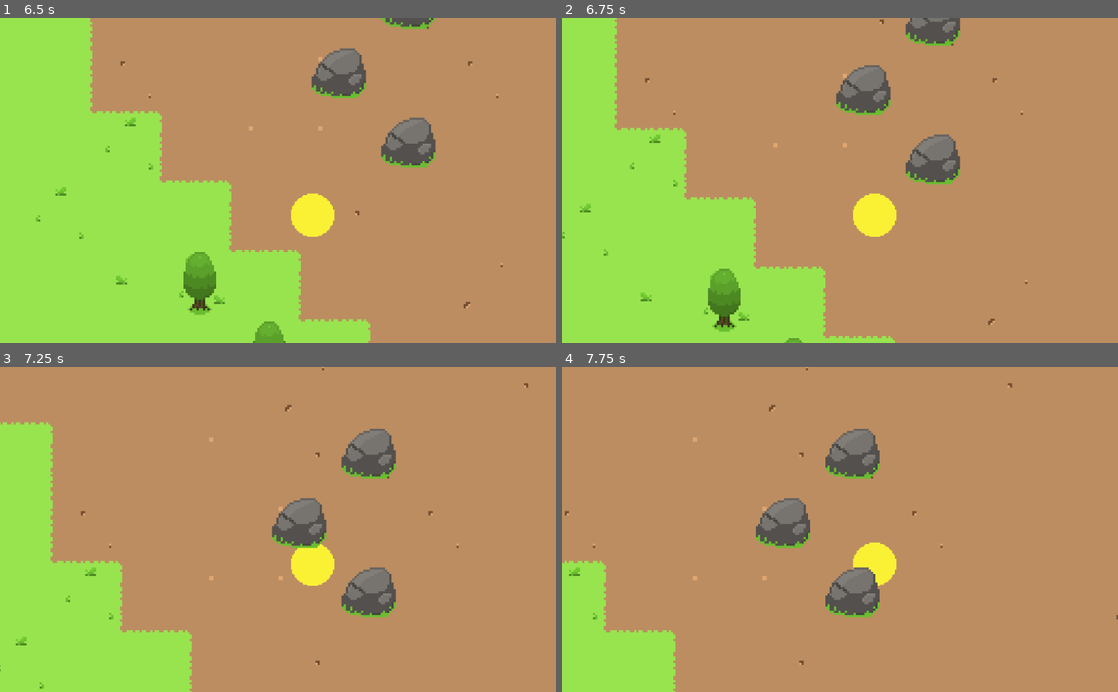
Above: before the commit, frames 1-4 (two rows, left to right).
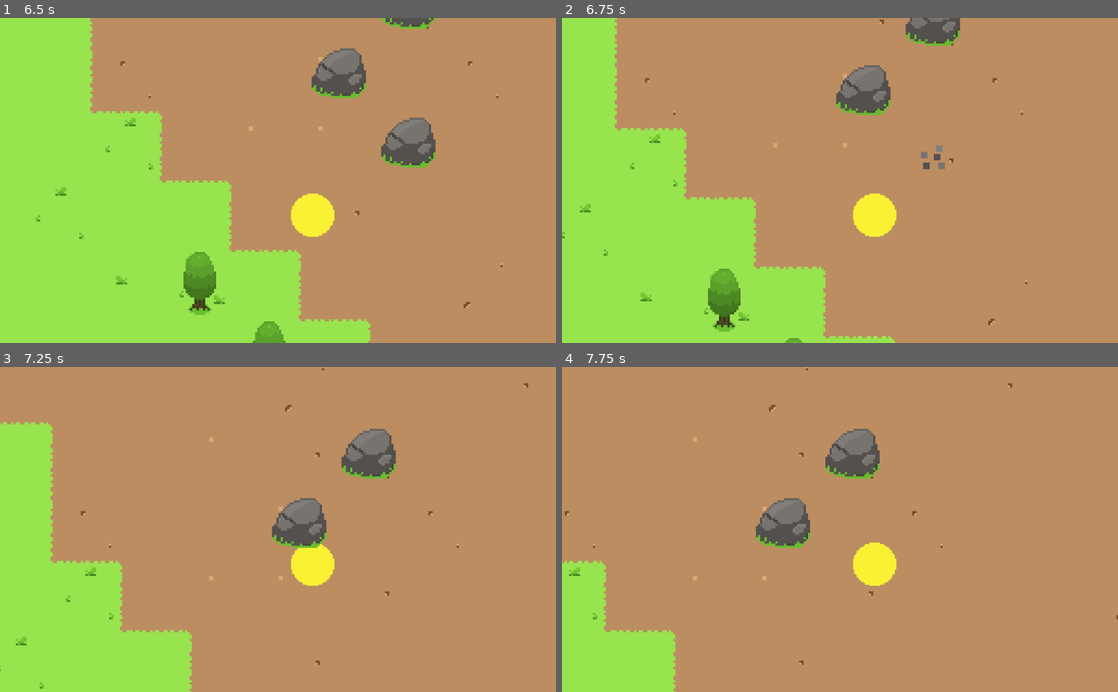
Above: after the commit, the same moments.

Repository: SkyMudder/Game
Game: Godot game, scene res://Main.tscn
Same seed, same stepped clock (60 frames per second), same inputs: the game is played once before the commit and once after it.
Inputs (mouse positions are in pixels of both pictures, inside the frame that each line leads up to):
- Up to frame 1 (6.5 s): tap Enter at 0.5 s; move the mouse to (400, 164) at 0.52 s; hold Right (ui_right) 0.53-1.28 s; click (400, 164) at 0.67 s; move the mouse to (166, 196) at 1.27 s; hold Down (ui_down) 1.28-2.03 s; click (166, 196) at 1.42 s; move the mouse to (333, 109) at 2.02 s; hold Right (ui_right) 2.03-2.78 s; click (333, 109) at 2.17 s; move the mouse to (250, 245) at 2.77 s; hold Up (ui_up) 2.78-3.53 s; click (250, 245) at 2.92 s; move the mouse to (444, 229) at 3.52 s; hold Left (ui_left) 3.53-5.03 s; click (444, 229) at 3.67 s; move the mouse to (111, 131) at 4.27 s; click (111, 131) at 4.42 s; move the mouse to (305, 180) at 5.02 s; hold Down (ui_down) 5.03-5.78 s; click (305, 180) at 5.17 s; move the mouse to (194, 99) at 5.77 s; hold Right (ui_right) from 5.78 s (still down); click (194, 99) at 5.92 s
- Up to frame 2 (6.75 s): move the mouse to (962, 164) at 6.52 s; release Right (ui_right) at 6.53 s; hold Up (ui_up) from 6.53 s (still down); click (962, 164) at 6.67 s
- Up to frame 3 (7.25 s): keep holding Up (ui_up)
- Up to frame 4 (7.75 s): move the mouse to (728, 545) at 7.27 s; release Up (ui_up) at 7.28 s; hold Right (ui_right) from 7.28 s (still down); click (728, 545) at 7.42 s

Frame 1 is identical in both runs. In frame 2, 1.2% of the frame differs, in the area x 61-72%, y 35-52%; in frame 3, 1.2%, in the area x 61-72%, y 61-78%; in frame 4, 1.2%.

Commit message:
All Objects now have a Break Animation and get broken on a Mouse Leftclick

Diff:
--- /dev/null
+++ b/Effects/RockBreakingEffect.gd
@@ -0,0 +1,10 @@
+extends Node2D
+
+
+onready var animatedSprite = get_node("AnimatedSprite")
+
+func _ready():
+	animatedSprite.play("Animate")
+
+func _on_AnimatedSprite_animation_finished():
+	queue_free()
--- /dev/null
+++ b/Effects/RockBreakingEffect.tscn
@@ -0,0 +1,46 @@
+[gd_scene load_steps=10 format=2]
+
+[ext_resource path="res://Effects/RockBreakingEffect.png" type="Texture" id=1]
+[ext_resource path="res://Effects/RockBreakingEffect.gd" type="Script" id=2]
+
+[sub_resource type="AtlasTexture" id=1]
+atlas = ExtResource( 1 )
+region = Rect2( 0, 0, 32, 32 )
+
+[sub_resource type="AtlasTexture" id=2]
+atlas = ExtResource( 1 )
+region = Rect2( 32, 0, 32, 32 )
+
+[sub_resource type="AtlasTexture" id=3]
+atlas = ExtResource( 1 )
+region = Rect2( 64, 0, 32, 32 )
+
+[sub_resource type="AtlasTexture" id=4]
+atlas = ExtResource( 1 )
+region = Rect2( 96, 0, 32, 32 )
+
+[sub_resource type="AtlasTexture" id=5]
+atlas = ExtResource( 1 )
+region = Rect2( 128, 0, 32, 32 )
+
+[sub_resource type="AtlasTexture" id=6]
+atlas = ExtResource( 1 )
+region = Rect2( 160, 0, 32, 32 )
+
+[sub_resource type="SpriteFrames" id=7]
+animations = [ {
+"frames": [ SubResource( 1 ), SubResource( 2 ), SubResource( 3 ), SubResource( 4 ), SubResource( 5 ), SubResource( 6 ) ],
+"loop": false,
+"name": "Animate",
+"speed": 15.0
+} ]
+
+[node name="RockBreakingEffect" type="Node2D"]
+script = ExtResource( 2 )
+
+[node name="AnimatedSprite" type="AnimatedSprite" parent="."]
+frames = SubResource( 7 )
+animation = "Animate"
+centered = false
+
+[connection signal="animation_finished" from="AnimatedSprite" to="." method="_on_AnimatedSprite_animation_finished"]
--- /dev/null
+++ b/Effects/TreeBreakingEffect.gd
@@ -0,0 +1,10 @@
+extends Node2D
+
+
+onready var animatedSprite = get_node("AnimatedSprite")
+
+func _ready():
+	animatedSprite.play("Animate")
+
+func _on_AnimatedSprite_animation_finished():
+	queue_free()
--- /dev/null
+++ b/Effects/TreeBreakingEffect.tscn
@@ -0,0 +1,46 @@
+[gd_scene load_steps=10 format=2]
+
+[ext_resource path="res://Effects/TreeBreakingEffect.png" type="Texture" id=1]
+[ext_resource path="res://Effects/TreeBreakingEffect.gd" type="Script" id=2]
+
+[sub_resource type="AtlasTexture" id=1]
+atlas = ExtResource( 1 )
+region = Rect2( 0, 0, 32, 32 )
+
+[sub_resource type="AtlasTexture" id=2]
+atlas = ExtResource( 1 )
+region = Rect2( 32, 0, 32, 32 )
+
+[sub_resource type="AtlasTexture" id=3]
+atlas = ExtResource( 1 )
+region = Rect2( 64, 0, 32, 32 )
+
+[sub_resource type="AtlasTexture" id=4]
+atlas = ExtResource( 1 )
+region = Rect2( 96, 0, 32, 32 )
+
+[sub_resource type="AtlasTexture" id=5]
+atlas = ExtResource( 1 )
+region = Rect2( 128, 0, 32, 32 )
+
+[sub_resource type="AtlasTexture" id=6]
+atlas = ExtResource( 1 )
+region = Rect2( 160, 0, 32, 32 )
+
+[sub_resource type="SpriteFrames" id=7]
+animations = [ {
+"frames": [ SubResource( 1 ), SubResource( 2 ), SubResource( 3 ), SubResource( 4 ), SubResource( 5 ), SubResource( 6 ) ],
+"loop": true,
+"name": "Animate",
+"speed": 15.0
+} ]
+
+[node name="TreeBreakingEffect" type="Node2D"]
+script = ExtResource( 2 )
+
+[node name="AnimatedSprite" type="AnimatedSprite" parent="."]
+frames = SubResource( 7 )
+animation = "Animate"
+centered = false
+
+[connection signal="animation_finished" from="AnimatedSprite" to="." method="_on_AnimatedSprite_animation_finished"]
--- /dev/null
+++ b/Scenes/Rock.gd
@@ -0,0 +1,11 @@
+extends StaticBody2D
+
+
+func _on_Rock_input_event(viewport, event, shape_idx):
+	if Input.is_mouse_button_pressed(BUTTON_LEFT):
+		var RockBreakingEffect = load("res://Effects/RockBreakingEffect.tscn")
+		var rockBreakingEffect = RockBreakingEffect.instance()
+		var world = get_tree().current_scene
+		world.add_child(rockBreakingEffect)
+		rockBreakingEffect.global_position = global_position
+		queue_free()
--- a/Scenes/Rock.tscn
+++ b/Scenes/Rock.tscn
@@ -1,7 +1,8 @@
-[gd_scene load_steps=5 format=2]
+[gd_scene load_steps=6 format=2]
 
 [ext_resource path="res://Sprites/Rock.png" type="Texture" id=1]
 [ext_resource path="res://HitHurtBoxes/Hurtbox.tscn" type="PackedScene" id=2]
+[ext_resource path="res://Scenes/Rock.gd" type="Script" id=3]
 
 [sub_resource type="CapsuleShape2D" id=1]
 radius = 6.24047
@@ -11,6 +12,8 @@
 extents = Vector2( 16, 16 )
 
 [node name="Rock" type="StaticBody2D"]
+input_pickable = true
+script = ExtResource( 3 )
 
 [node name="Rock" type="Sprite" parent="."]
 position = Vector2( 16, 16 )
@@ -27,4 +30,6 @@
 position = Vector2( 16, 16 )
 shape = SubResource( 2 )
 
+[connection signal="input_event" from="." to="." method="_on_Rock_input_event"]
+
 [editable path="Hurtbox"]
--- /dev/null
+++ b/Scenes/Tree.gd
@@ -0,0 +1,10 @@
+extends StaticBody2D
+
+func _on_Tree_input_event(viewport, event, shape_idx):
+	if Input.is_mouse_button_pressed(BUTTON_LEFT):
+		var TreeBreakingEffect = load("res://Effects/TreeBreakingEffect.tscn")
+		var treeBreakingEffect = TreeBreakingEffect.instance()
+		var world = get_tree().current_scene
+		world.add_child(treeBreakingEffect)
+		treeBreakingEffect.global_position = global_position
+		queue_free()
--- a/Scenes/Tree.tscn
+++ b/Scenes/Tree.tscn
@@ -1,15 +1,17 @@
-[gd_scene load_steps=5 format=2]
+[gd_scene load_steps=6 format=2]
 
 [ext_resource path="res://Sprites/Tree.png" type="Texture" id=1]
 [ext_resource path="res://HitHurtBoxes/Hurtbox.tscn" type="PackedScene" id=2]
+[ext_resource path="res://Scenes/Tree.gd" type="Script" id=3]
 
-[sub_resource type="RectangleShape2D" id=1]
-extents = Vector2( 5.91702, 3.02602 )
+[sub_resource type="CapsuleShape2D" id=3]
 
 [sub_resource type="RectangleShape2D" id=2]
 extents = Vector2( 16, 16 )
 
 [node name="Tree" type="StaticBody2D"]
+input_pickable = true
+script = ExtResource( 3 )
 
 [node name="Tree" type="Sprite" parent="."]
 position = Vector2( 16, 16 )
@@ -17,7 +19,8 @@
 
 [node name="CollisionShape2D" type="CollisionShape2D" parent="."]
 position = Vector2( 16.5303, 27.8891 )
-shape = SubResource( 1 )
+rotation = 1.5708
+shape = SubResource( 3 )
 
 [node name="Hurtbox" parent="." instance=ExtResource( 2 )]
 position = Vector2( 16.5303, 27.8891 )
@@ -26,4 +29,6 @@
 position = Vector2( -0.530334, -11.8891 )
 shape = SubResource( 2 )
 
+[connection signal="input_event" from="." to="." method="_on_Tree_input_event"]
+
 [editable path="Hurtbox"]
--- a/Scripts/GameManager.gd
+++ b/Scripts/GameManager.gd
@@ -11,11 +11,8 @@
 
 """Gets called every time the Player moves"""
 func _on_KinematicBody2D_on_player_moved():
-	var start = OS.get_ticks_msec()
 	checkRemoveChunk()
 	checkGenerateChunk()
-	var end = OS.get_ticks_msec()
-	print(end - start)
 
 """Checks if a Chunk should be generated
 Based on how close the Player is to it
Binary file added: Effects/RockBreakingEffect.png
Not shown, added: Effects/RockBreakingEffect.png.import
Binary file added: Effects/TreeBreakingEffect.png
Not shown, added: Effects/TreeBreakingEffect.png.import
